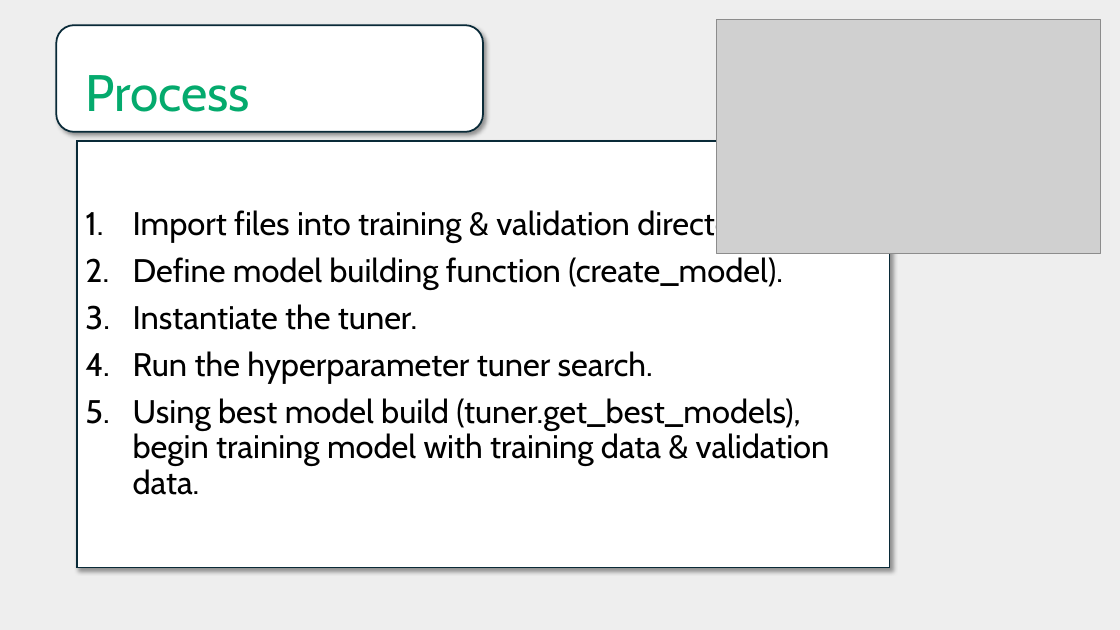
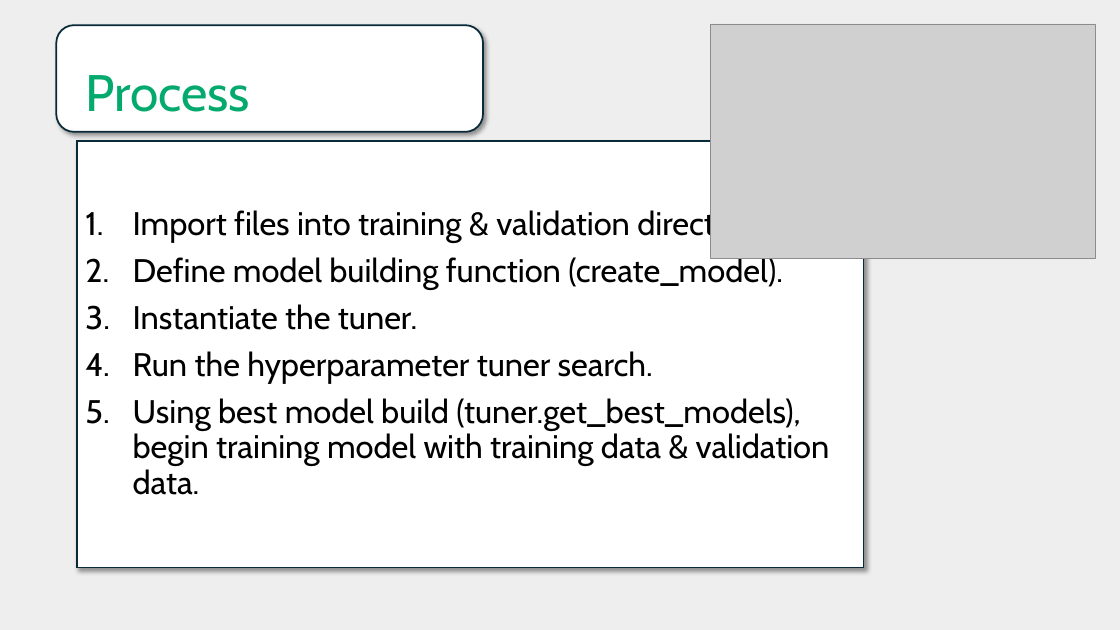
Before and after one commit to mlopez60/Project4, a slide deck: slide 6 of Plant_doctors.pptx. Drawn at 1120x630 pixels with LibreOffice and Linux fonts; fonts in the diff are those of the drawing; grey boxes stand for pictures. Boxes give left, top, right and bottom in pixels: in the first picture for what was removed or moved away, otherwise in the second. Text is boxed around its words. In the diff, an @@ line names an element or a change of style, - is before the commit and + after.

```diff
--- a/Plant_doctors.pptx
+++ b/Plant_doctors.pptx
@@ picture: place and size @@
-picture at (717, 19, 1102, 254)
+picture at (711, 24, 1096, 259)
@@ text "Import files into training & ...": place and size @@
-text "Import files into training & ..." at (77, 141, 890, 568)
+text "Import files into training & ..." at (77, 141, 864, 568)
```
Also in this commit, not shown: 1 other slide changed, 1 slide added.
